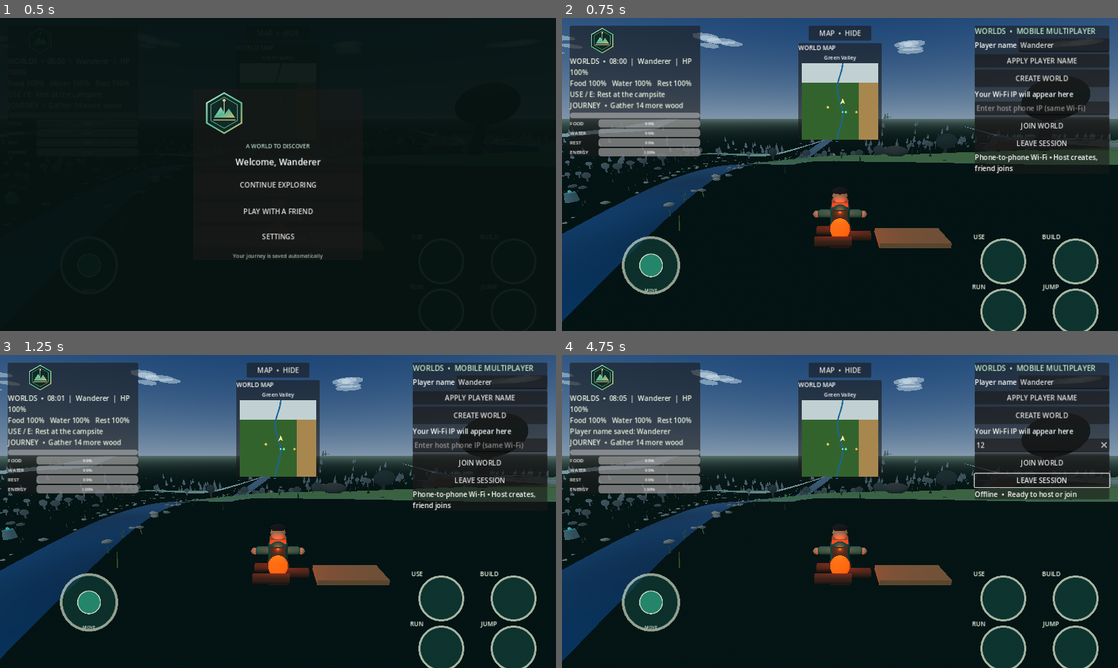
Above: before the commit, frames 1-4 (two rows, left to right).
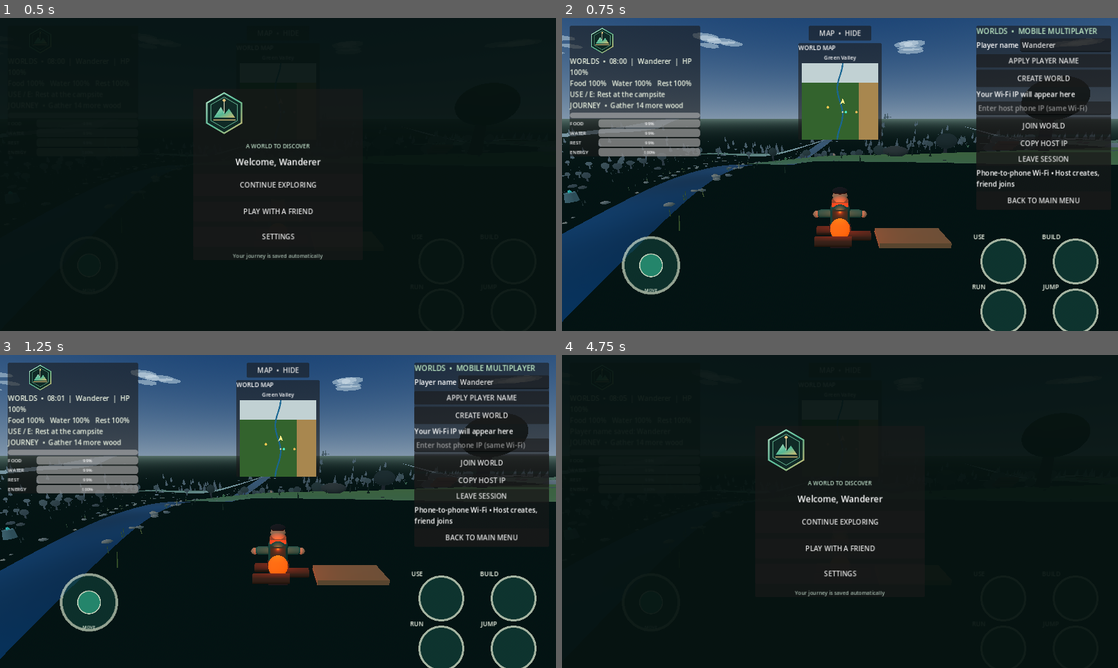
Above: after the commit, the same moments.

Repository: loayh523-lab/WORLDS
Game: Godot game, scene res://scenes/main.tscn
The game is run twice, just before and just after one commit, with the same random seed, the same clock (stepped at 60 frames per second) and the same inputs.
Inputs (mouse positions are in pixels of both pictures, inside the frame that each line leads up to):
- Up to frame 1 (0.5 s): no input
- Up to frame 2 (0.75 s): click "PLAY WITH A FRIEND" at 0.5 s
- Up to frame 3 (1.25 s): no input
- Up to frame 4 (4.75 s): click (1040, 445) at 1.27 s; type "12" at 1.35 s; click "APPLY PLAYER NAME" at 2 s; click "LEAVE SESSION" at 2.75 s; click (1045, 480) at 3.5 s, where only the run after the commit has a clickable "COPY HOST IP"; click (1045, 536) at 4.25 s, where only the run after the commit has a clickable "BACK TO MAIN MENU"

Frame 1 is identical in both runs. In frame 2, 2.8% of the frame differs, in the area x 74-99%, y 2-60%; in frame 3, 2.8%; in frame 4, 50%, in the area x 0-100%, y 0-100%.

Commit message:
Polish mobile menu navigation and Wi-Fi co-op controls

Diff:
--- a/scripts/main.gd
+++ b/scripts/main.gd
@@ -996,7 +996,8 @@
     main_menu_layer.add_child(center)
 
     main_menu_panel = PanelContainer.new()
-    main_menu_panel.custom_minimum_size = Vector2(390.0, 0.0)
+    var menu_screen_size := get_viewport().get_visible_rect().size
+    main_menu_panel.custom_minimum_size = Vector2(minf(390.0, maxf(280.0, menu_screen_size.x - 32.0)), 0.0)
     center.add_child(main_menu_panel)
 
     var column := VBoxContainer.new()
@@ -1006,7 +1007,7 @@
 
     var logo := TextureRect.new()
     logo.texture = load("res://assets/worlds_logo.svg")
-    logo.custom_minimum_size = Vector2(330.0, 110.0)
+    logo.custom_minimum_size = Vector2(minf(330.0, menu_screen_size.x - 64.0), 110.0)
     logo.expand_mode = TextureRect.EXPAND_FIT_WIDTH_PROPORTIONAL
     logo.stretch_mode = TextureRect.STRETCH_KEEP_ASPECT_CENTERED
     column.add_child(logo)
@@ -1076,6 +1077,14 @@
         settings_panel.visible = true
     if network_panel:
         network_panel.visible = false
+
+func _return_to_main_menu() -> void:
+    if settings_panel:
+        settings_panel.visible = false
+    if network_panel:
+        network_panel.visible = false
+    if main_menu_layer:
+        main_menu_layer.visible = true
 
 func _create_survival_bar(parent: VBoxContainer, caption: String, initial_value: float) -> ProgressBar:
     var row := HBoxContainer.new()
@@ -1370,8 +1379,9 @@
     var screen_size := get_viewport().get_visible_rect().size
     network_panel = PanelContainer.new()
     network_panel.name = "LANPanel"
-    network_panel.position = Vector2(screen_size.x - 330.0, 18.0)
-    network_panel.custom_minimum_size = Vector2(310.0, 0.0)
+    var network_width := minf(310.0, maxf(260.0, screen_size.x - 32.0))
+    network_panel.position = Vector2(maxf(16.0, screen_size.x - network_width - 16.0), 18.0)
+    network_panel.custom_minimum_size = Vector2(network_width, 0.0)
     layer.add_child(network_panel)
 
     var column := VBoxContainer.new()
@@ -1425,6 +1435,11 @@
     join_button.pressed.connect(_join_lan_game)
     column.add_child(join_button)
 
+    var copy_ip_button := Button.new()
+    copy_ip_button.text = "COPY HOST IP"
+    copy_ip_button.pressed.connect(_copy_host_ip)
+    column.add_child(copy_ip_button)
+
     var leave_button := Button.new()
     leave_button.text = "LEAVE SESSION"
     leave_button.pressed.connect(_disconnect_lan_game)
@@ -1434,6 +1449,12 @@
     network_status_label.text = "Phone-to-phone Wi-Fi • Host creates, friend joins"
     network_status_label.autowrap_mode = TextServer.AUTOWRAP_WORD_SMART
     column.add_child(network_status_label)
+
+    var network_back_button := Button.new()
+    network_back_button.text = "BACK TO MAIN MENU"
+    network_back_button.custom_minimum_size.y = 42
+    network_back_button.pressed.connect(_return_to_main_menu)
+    column.add_child(network_back_button)
     network_panel.visible = false
 
 func _apply_player_name() -> void:
@@ -1444,19 +1465,38 @@
         clean_name = "Wanderer"
     player_name = clean_name.substr(0, 18)
     player_name_input.text = player_name
+    var welcome_label := main_menu_layer.find_child("MenuWelcome", true, false) as Label if main_menu_layer else null
+    if welcome_label:
+        welcome_label.text = "Welcome, %s" % player_name
+    if lan_active:
+        if multiplayer.is_server():
+            network_player_names[1] = player_name
+            rpc("_rpc_set_remote_player_name", 1, player_name)
+        elif multiplayer.multiplayer_peer.get_connection_status() == MultiplayerPeer.CONNECTION_CONNECTED:
+            rpc_id(1, "_rpc_submit_player_name", player_name)
     _show_status_note("Player name saved: " + player_name)
     _save_game()
+
+func _copy_host_ip() -> void:
+    var address := _get_lan_ipv4()
+    if address == "Wi-Fi IP not detected":
+        _set_network_status("Could not detect Wi-Fi IP. Check the phone connection.")
+        return
+    DisplayServer.clipboard_set(address)
+    _set_network_status("Host IP copied: %s  •  UDP %d" % [address, LAN_PORT])
 
 func _create_settings_panel(layer: CanvasLayer) -> void:
     var screen_size := get_viewport().get_visible_rect().size
     settings_panel = PanelContainer.new()
     settings_panel.name = "PerformancePanel"
-    settings_panel.position = Vector2(screen_size.x - 330.0, maxf(120.0, screen_size.y - 390.0))
-    settings_panel.custom_minimum_size = Vector2(310.0, 360.0)
+    var settings_width := minf(310.0, maxf(260.0, screen_size.x - 32.0))
+    var settings_height := minf(360.0, maxf(260.0, screen_size.y - 32.0))
+    settings_panel.position = Vector2(maxf(16.0, screen_size.x - settings_width - 16.0), 16.0)
+    settings_panel.custom_minimum_size = Vector2(settings_width, settings_height)
     layer.add_child(settings_panel)
 
     var scroll := ScrollContainer.new()
-    scroll.custom_minimum_size = Vector2(310.0, 350.0)
+    scroll.custom_minimum_size = Vector2(settings_width - 12.0, settings_height - 12.0)
     settings_panel.add_child(scroll)
 
     var column := VBoxContainer.new()
@@ -1595,6 +1635,12 @@
     layout_status_label.text = "Move buttons and save your layout."
     layout_status_label.autowrap_mode = TextServer.AUTOWRAP_WORD_SMART
     column.add_child(layout_status_label)
+
+    var settings_back_button := Button.new()
+    settings_back_button.text = "BACK TO MAIN MENU"
+    settings_back_button.custom_minimum_size.y = 42
+    settings_back_button.pressed.connect(_return_to_main_menu)
+    column.add_child(settings_back_button)
     settings_panel.visible = false
 
 func _on_master_volume_changed(value: float) -> void:
@@ -3913,6 +3959,7 @@
             avatar.queue_free()
     network_remote_players.clear()
     network_remote_targets.clear()
+    network_player_names = {1: player_name}
     if network_status_label:
         _set_network_status("Offline  •  Ready to host or join")
 
@@ -3923,14 +3970,14 @@
     _ensure_remote_player(peer_id, spawn_position, 0.0)
     network_player_names[peer_id] = "PLAYER %d" % peer_id
     rpc("_rpc_spawn_remote_player", peer_id, spawn_position, 0.0)
-    _set_network_status("Player connected  •  Waiting for first movement")
+    _set_network_status("Player connected  •  %d/8 players" % (multiplayer.get_peers().size() + 1))
 
 func _on_peer_disconnected(peer_id: int) -> void:
     _remove_remote_player(peer_id)
     network_player_names.erase(peer_id)
     if multiplayer.is_server():
         rpc("_rpc_remove_remote_player", peer_id)
-    _set_network_status("A player left the world")
+    _set_network_status("Player left  •  %d/8 players" % (multiplayer.get_peers().size() + 1) if multiplayer.is_server() else "A player left the world")
 
 func _on_connected_to_server() -> void:
     lan_active = true
@@ -4087,6 +4134,7 @@
     if clean_name.is_empty():
         clean_name = "Wanderer"
     network_player_names[sender] = clean_name
+    _rpc_set_remote_player_name(sender, clean_name)
     rpc("_rpc_set_remote_player_name", sender, clean_name)
 
 
